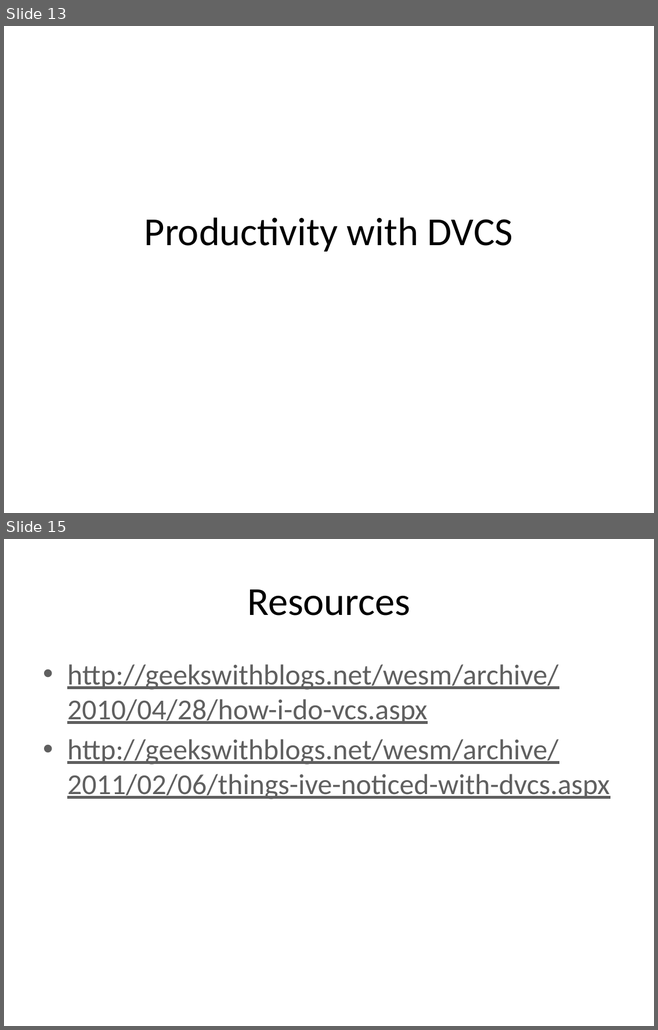
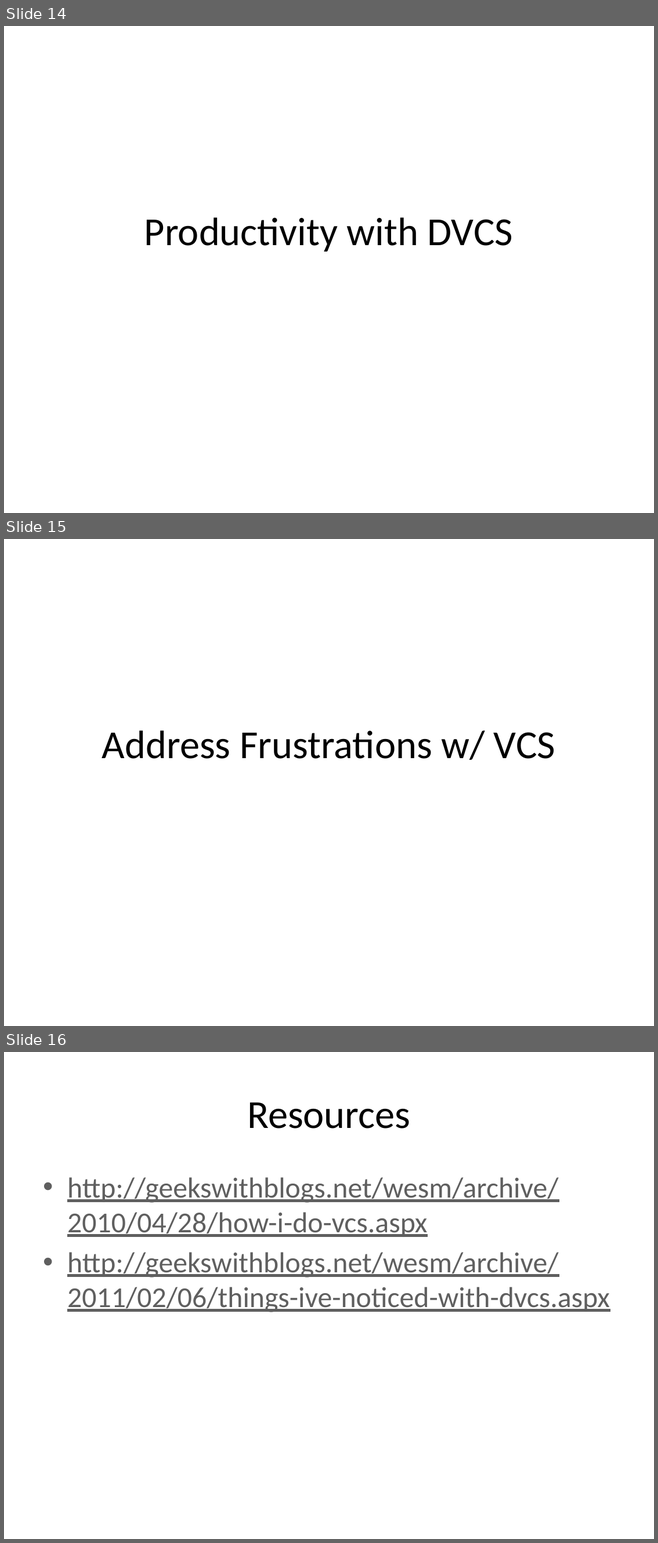
Before and after one commit to g0t4/Presentations, a slide deck: DVCSandCI/Getting Down To Business.pptx. Shown one above the other, each under a label of ours: slides 13 and 15 before the commit, slides 14, 15 and 16 after it; the slides between them are not shown. The pictures are 658x1030 and 658x1543 pixels, drawn with LibreOffice and Linux fonts; fonts in the diff are those of the drawing. Boxes give left, top, right and bottom in pixels: in the first picture for what was removed or moved away, otherwise in the second. Text is boxed around its words. In the diff, an @@ line names an element or a change of style, - is before the commit and + after.

```diff
--- a/DVCSandCI/Getting Down To Business.pptx
+++ b/DVCSandCI/Getting Down To Business.pptx
@@ slide 15 added at box(4, 539, 654, 1026), background #FFFFFF @@
@@ title added at box(102, 730, 555, 760), 44 pt, text #000000 @@
+Address Frustrations w/ VCS
@@ what was slide 13 is now slide 14 @@
@@ what was slide 15 is now slide 16 @@
```
Also in this commit, not shown: 2 slides changed, 2 other slides added, 2 slides removed.
